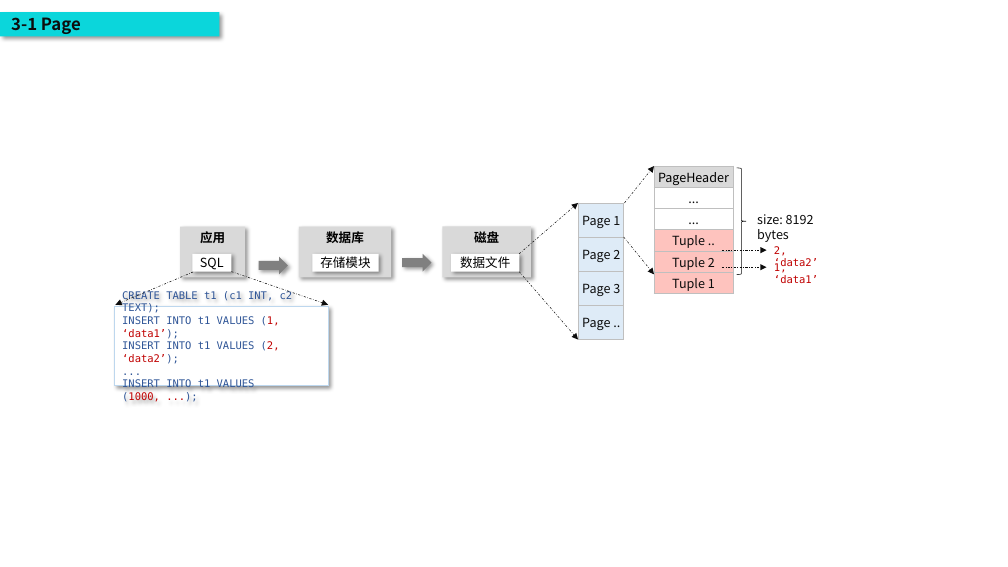
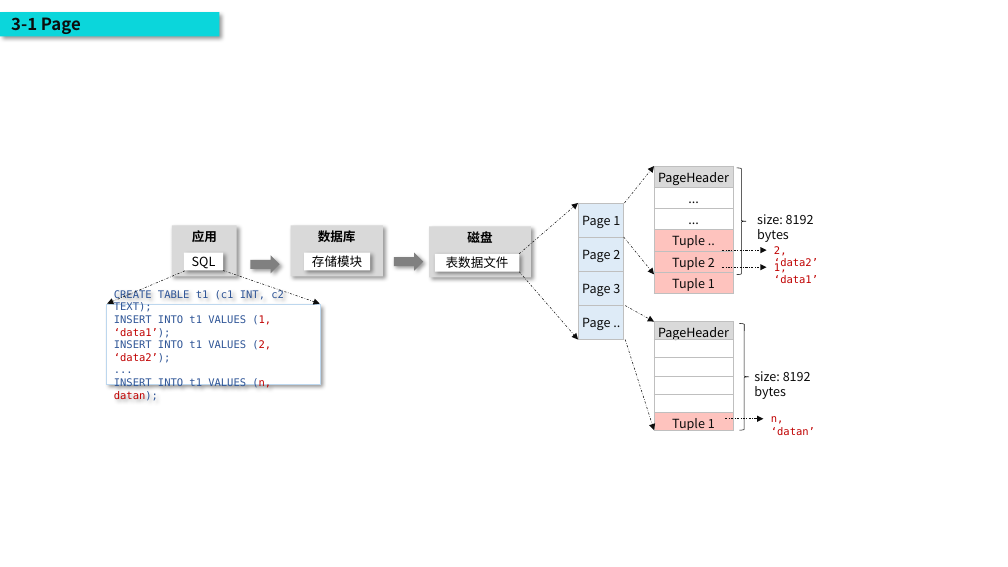
Before and after one commit to poorkk/lorand, a slide deck: slide 7 of source/doc/数据库安全.pptx (slide 6 before the commit). Drawn at 1008x567 pixels with LibreOffice and Linux fonts; fonts in the diff are those of the drawing. Boxes give left, top, right and bottom in pixels: in the first picture for what was removed or moved away, otherwise in the second. Text is boxed around its words. In the diff, an @@ line names an element or a change of style, - is before the commit and + after.

```diff
--- a/source/doc/数据库安全.pptx
+++ b/source/doc/数据库安全.pptx
@@ rectangle "磁盘": place and size @@
-rectangle "磁盘" at [442, 227, 531, 278]
+rectangle "磁盘" at [430, 227, 532, 278]
@@ rectangle "表数据文件": place and size @@
-rectangle "表数据文件" at [451, 254, 520, 272]
+rectangle "表数据文件" at [435, 254, 520, 272]
@@ text in rectangle at [446, 256, 509, 268]: text changed @@
-数据文件
+表数据文件
@@ 5 rectangles, 2 right arrows, 2 arrows: place and size @@
-5 rectangles, 2 right arrows, 2 arrows at [115, 227, 432, 385]
+5 rectangles, 2 right arrows, 2 arrows at [107, 225, 423, 384]
@@ arrow added from (625, 306) to (654, 321), #0D0D0D 0.5 pt dashed @@
@@ table added at [654, 321, 734, 436], 6 rows, 1 columns @@
+PageHeader
+
+
+
+
+Tuple 1
@@ right brace added at [740, 324, 749, 430], outline #0D0D0D 0.5 pt @@
@@ arrow added from (625, 340) to (654, 430), #0D0D0D 0.5 pt dashed @@
@@ text in rectangle at [114, 378, 271, 401]: text changed @@
-INSERT INTO t1 VALUES (1000, ...);
+INSERT INTO t1 VALUES (n, datan);
@@ text added at [754, 371, 811, 399], 12 pt, text #0D0D0D @@
+size: 8192 bytes
@@ arrow added from (725, 419) to (764, 419), #0D0D0D 0.5 pt dashed @@
@@ text added at [771, 416, 815, 435], 10 pt, text #C00000 @@
+n, ‘datan’
```
Also in this commit, not shown: 4 other slides changed, 5 slides added, 22 other files.
